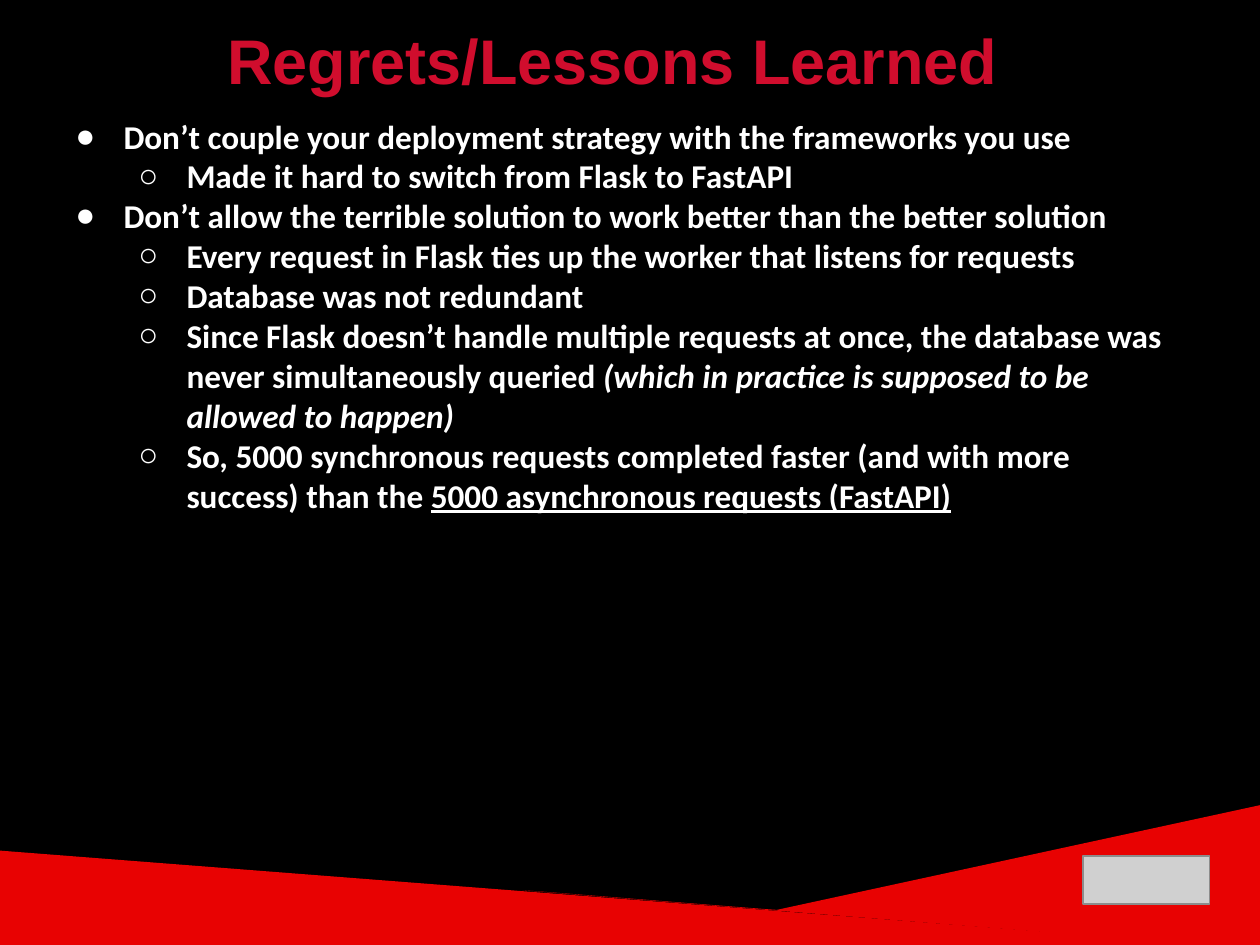
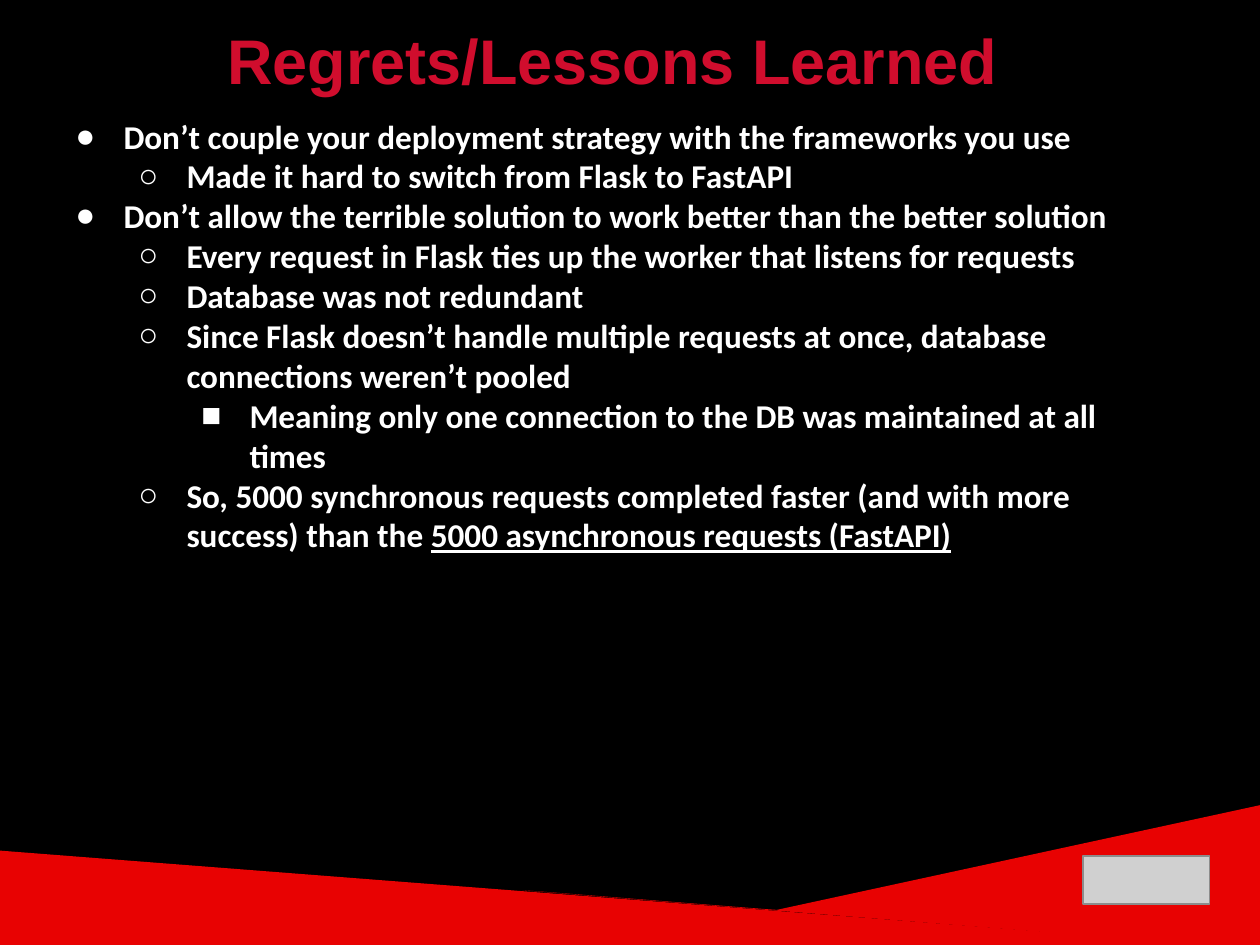
Before and after one commit to ckjarmon/CSUN-Dashboard, a slide deck: slide 16 of documentation/presentations/White Volley Girls - Final Project Presentation (Season 2).pptx (slide 14 before the commit). Drawn at 1260x945 pixels with LibreOffice and Linux fonts; fonts in the diff are those of the drawing; grey boxes stand for pictures. Boxes give left, top, right and bottom in pixels: in the first picture for what was removed or moved away, otherwise in the second. Text is boxed around its words. In the diff, an @@ line names an element or a change of style, - is before the commit and + after.

```diff
--- a/documentation/presentations/White Volley Girls - Final Project Presentation (Season 2).pptx
+++ b/documentation/presentations/White Volley Girls - Final Project Presentation (Season 2).pptx
@@ text at box(187, 324, 1097, 469): text changed @@
-  ○ Since Flask doesn’t handle multiple requests at once, the database was never simultaneously queried (which in practice is supposed to be allowed to happen)
+  ○ Since Flask doesn’t handle multiple requests at once, database connections weren’t pooled
+    ■ Meaning only one connection to the DB was maintained at all times
```
Also in this commit, not shown: 5 other slides changed, 3 slides added, 1 slide removed, 3 other files.
